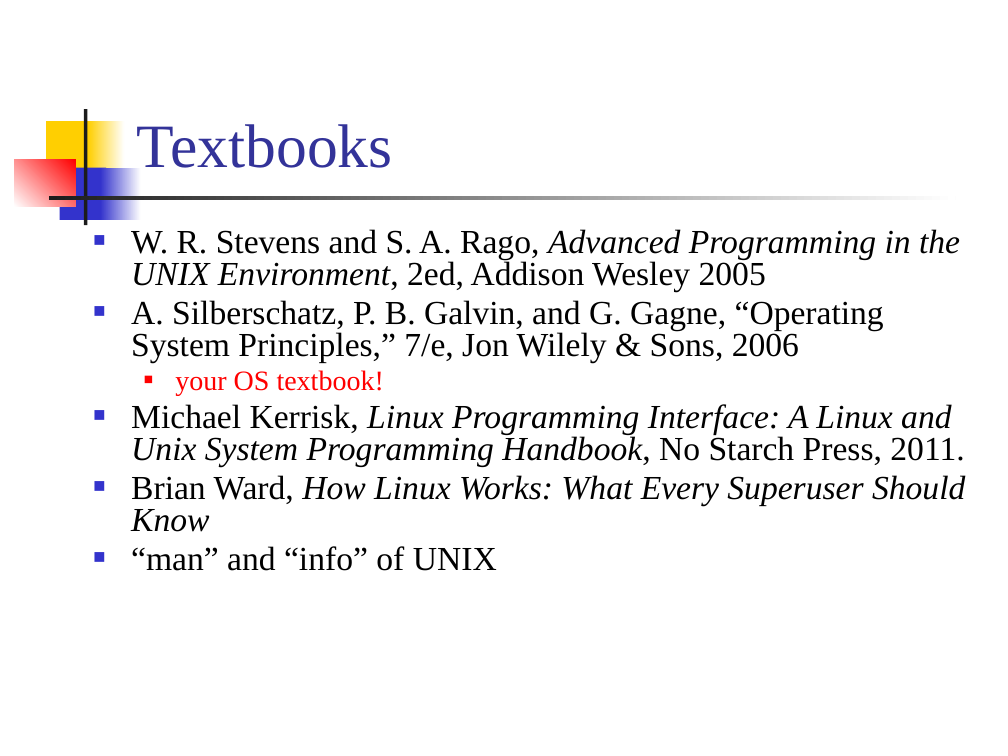
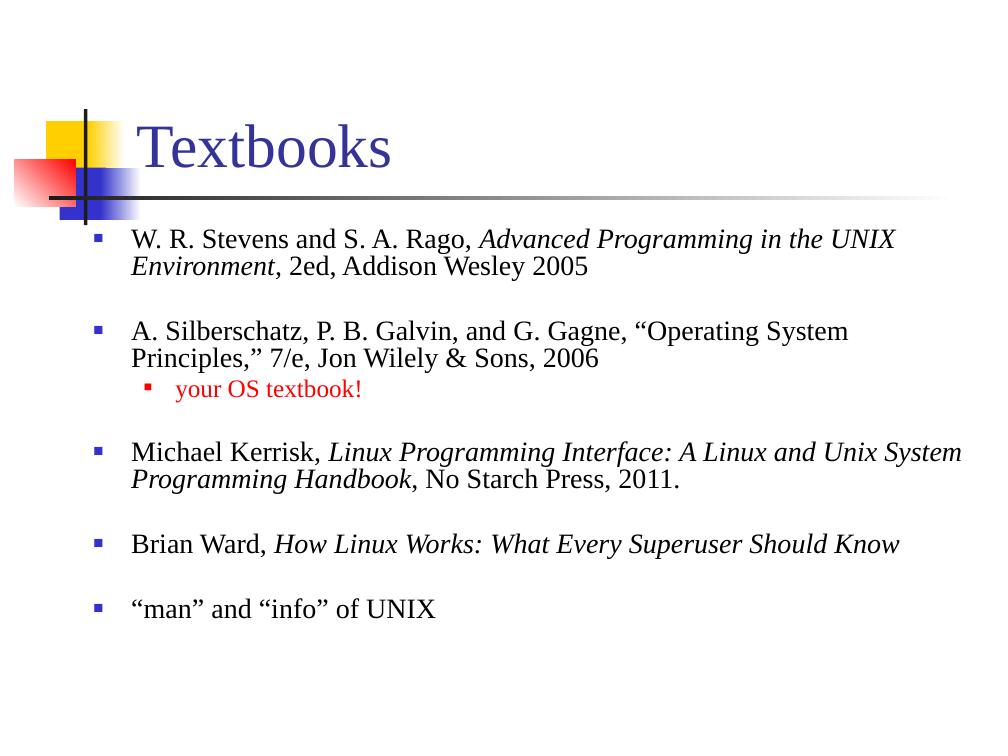
Before and after one commit to CGUSystemCourses/Unix-2017, a slide deck: slide 3 of lec00-course_intro/lec00-unix_course_intro.pptx. Drawn at 1008x756 pixels with LibreOffice and Linux fonts; fonts in the diff are those of the drawing. Boxes give left, top, right and bottom in pixels: in the first picture for what was removed or moved away, otherwise in the second. Text is boxed around its words. In the diff, an @@ line names an element or a change of style, - is before the commit and + after.

```diff
--- a/lec00-course_intro/lec00-unix_course_intro.pptx
+++ b/lec00-course_intro/lec00-unix_course_intro.pptx
@@ text "W. R. Stevens and S. ..." at [131, 228, 962, 619]: size 24 to 20 pt; size 20 to 18 pt in "your OS textbook!" @@
```
Also in this commit, not shown: 2 other slides changed.
